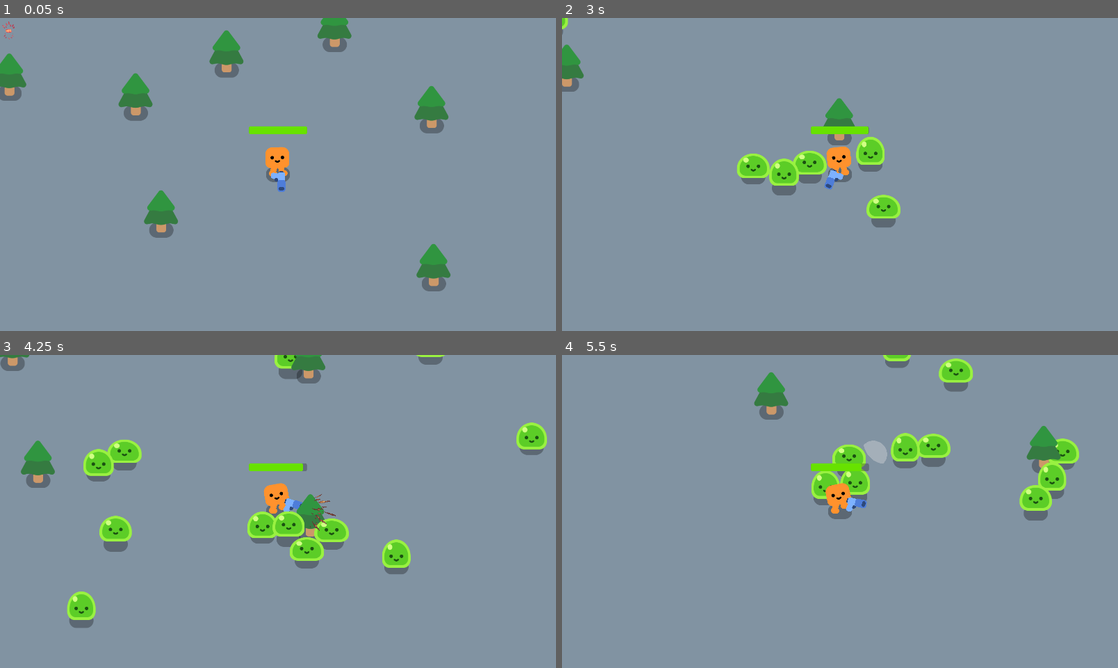
Above: before the commit, frames 1-4 (two rows, left to right).
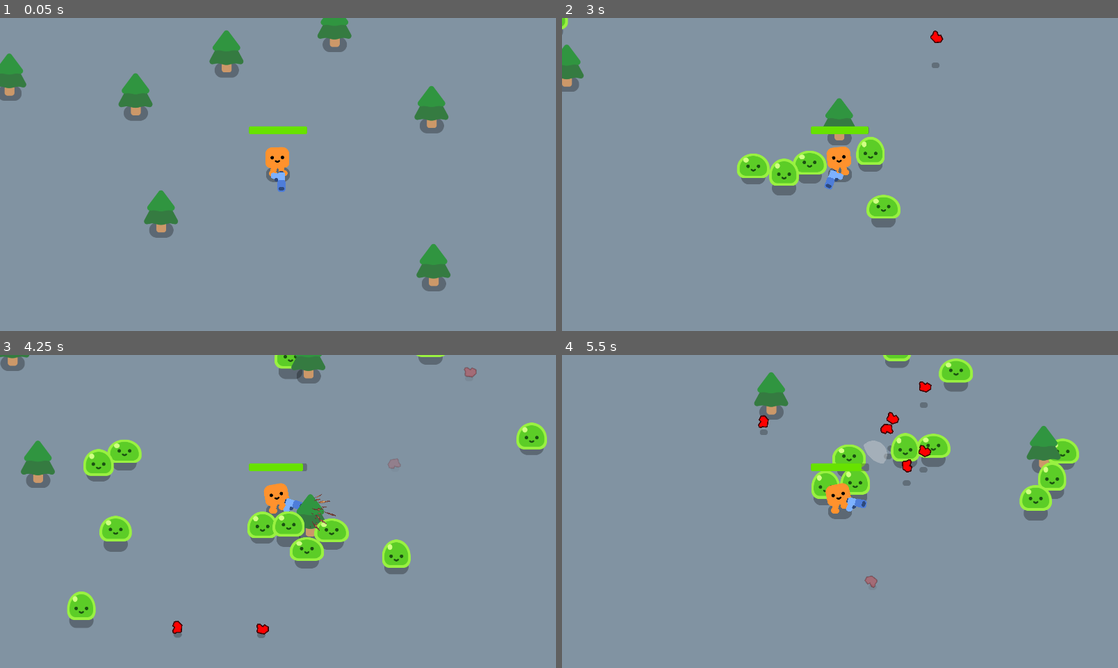
Above: after the commit, the same moments.

Repository: Technostalgic/csci4140-hw2
Game: Godot game, scene res://obj/levels/game.tscn
Same seed, same stepped clock (60 frames per second), same inputs: the game is played once before the commit and once after it. Sound files missing from this copy of the repository are replaced by a short silence.
Inputs (mouse positions are in pixels of both pictures, inside the frame that each line leads up to):
- Up to frame 1 (0.05 s): no input
- Up to frame 2 (3 s): tap Enter at 0.5 s; move the mouse to (962, 158) at 0.52 s; press the mouse at (962, 158) at 0.53 s; hold D (move_right) 0.53-1.28 s; move the mouse to (728, 190) at 1.27 s; release the mouse at (728, 190) at 1.28 s; hold S (move_down) 1.28-2.03 s; click (728, 190) at 1.35 s; move the mouse to (895, 105) at 2.02 s; press the mouse at (895, 105) at 2.03 s; hold D (move_right) 2.03-2.78 s; move the mouse to (812, 237) at 2.77 s; release the mouse at (812, 237) at 2.78 s; hold W (move_up) from 2.78 s (still down); click (812, 237) at 2.85 s
- Up to frame 3 (4.25 s): move the mouse to (444, 558) at 3.52 s; release W (move_up) at 3.53 s; press the mouse at (444, 558) at 3.53 s; hold A (move_left) from 3.53 s (still down)
- Up to frame 4 (5.5 s): move the mouse to (673, 464) at 4.27 s; release the mouse at (673, 464) at 4.28 s; click (673, 464) at 4.35 s; move the mouse to (867, 511) at 5.02 s; release A (move_left) at 5.03 s; press the mouse at (867, 511) at 5.03 s; hold S (move_down) from 5.03 s (still down)

The runs differ from the first frame. In frame 1, less than 0.1% of the frame differs, in the area x 0-3%, y 1-7%; in frame 2, less than 0.1%; in frame 3, 0.2%; in frame 4, 0.6%, in the area x 35-67%, y 8-75%.

Commit message:
basic gib effects

Diff:
--- a/obj/actors/hero/hero.tscn
+++ b/obj/actors/hero/hero.tscn
@@ -19,12 +19,13 @@
 corner_radius_bottom_right = 5
 corner_radius_bottom_left = 5
 
-[node name="Hero" type="CharacterBody2D" unique_id=1506529082 node_paths=PackedStringArray("hurtbox", "health_bar", "happy_boo")]
+[node name="Hero" type="CharacterBody2D" unique_id=319609223 node_paths=PackedStringArray("hurtbox", "health_bar", "happy_boo")]
 script = ExtResource("1_0cirb")
 death_sound = ExtResource("2_bdwod")
 hurtbox = NodePath("Hurtbox")
 health_bar = NodePath("Healthbar")
 happy_boo = NodePath("HappyBoo")
+metadata/_custom_type_script = "uid://b77tfnmyicptp"
 
 [node name="HappyBoo" parent="." unique_id=1091727253 instance=ExtResource("1_780bu")]
 
--- /dev/null
+++ b/obj/effects/gib.tscn
@@ -0,0 +1,29 @@
+[gd_scene format=3 uid="uid://bqphum5xcynl1"]
+
+[ext_resource type="Script" uid="uid://bjmmx7p55ekty" path="res://src/effects/gib.gd" id="1_qxmd0"]
+[ext_resource type="Texture2D" uid="uid://b3e4kkrfbvr1g" path="res://content/gfx/hero/square_foot.png" id="2_rwf8g"]
+
+[node name="Gib" type="Node2D" unique_id=438570077 node_paths=PackedStringArray("graphic", "shadow")]
+script = ExtResource("1_qxmd0")
+graphic = NodePath("Gfx")
+shadow = NodePath("Shadow")
+metadata/_custom_type_script = "uid://bjmmx7p55ekty"
+
+[node name="Gfx" type="Node2D" parent="." unique_id=17173877]
+
+[node name="Fill" type="Polygon2D" parent="Gfx" unique_id=1279222863]
+position = Vector2(-1, -19)
+color = Color(1, 0, 0, 1)
+polygon = PackedVector2Array(2, 0, 17, -1, 24, 10, 18, 27, -3, 35, -7, 33, -12, 22, -18, 18, -19, 12, -13, 7, 0, 8)
+
+[node name="Stroke" type="Line2D" parent="Gfx" unique_id=1795466939]
+position = Vector2(-1, -19)
+points = PackedVector2Array(2, 0, 17, -1, 24, 10, 18, 27, -3, 35, -7, 33, -12, 22, -18, 18, -19, 12, -13, 7, 0, 8)
+closed = true
+width = 4.0
+default_color = Color(0.2509804, 0, 0, 1)
+
+[node name="Shadow" type="Sprite2D" parent="." unique_id=1537627058]
+modulate = Color(0, 0, 0, 0.2509804)
+show_behind_parent = true
+texture = ExtResource("2_rwf8g")
--- a/obj/levels/game.tscn
+++ b/obj/levels/game.tscn
@@ -4,6 +4,8 @@
 [ext_resource type="PackedScene" uid="uid://m08413nlk87o" path="res://obj/actors/slime/mob.tscn" id="2_4v0g2"]
 [ext_resource type="Script" uid="uid://dytnyrea2rm7c" path="res://src/ui/game_over.gd" id="3_4v0g2"]
 [ext_resource type="PackedScene" uid="uid://dt4xwrmw805uf" path="res://obj/actors/hero/hero.tscn" id="3_08rg1"]
+[ext_resource type="Script" uid="uid://sddcy6p5b3je" path="res://src/effects/gib_effects.gd" id="3_psfqy"]
+[ext_resource type="PackedScene" uid="uid://bqphum5xcynl1" path="res://obj/effects/gib.tscn" id="4_1nq40"]
 [ext_resource type="AudioStream" uid="uid://dsnsfw3ykcnpn" path="res://content/sfx/test.wav" id="4_08rg1"]
 [ext_resource type="PackedScene" uid="uid://cjfdkan3x1u0o" path="res://obj/props/tree.tscn" id="4_psfqy"]
 [ext_resource type="AudioStream" uid="uid://g5j5576qqned" path="res://content/sfx/AiHolocaust.wav" id="5_1nq40"]
@@ -14,13 +16,15 @@
 }
 point_count = 5
 
-[node name="Game" type="Node2D" unique_id=801271642 node_paths=PackedStringArray("gameover_screen", "hero", "slime_spawner")]
+[node name="Game" type="Node2D" unique_id=1688597872 node_paths=PackedStringArray("gameover_screen", "hero", "slime_spawner", "gibs")]
 y_sort_enabled = true
 script = ExtResource("1_pglxl")
 gameover_screen = NodePath("UiCanvas")
 hero = NodePath("Hero")
 slime_spawner = NodePath("Camera2D/SpawnPath/PathSpawner")
 slime_scene = ExtResource("2_4v0g2")
+gibs = NodePath("Gibs")
+metadata/_custom_type_script = "uid://chm5wgj0vr7r"
 
 [node name="UiCanvas" type="CanvasLayer" parent="." unique_id=1203432412]
 
@@ -118,6 +122,16 @@
 grow_vertical = 2
 color = Color(0.5069161, 0.57526225, 0.63503057, 1)
 
+[node name="Gibs" type="Node2D" parent="." unique_id=668064269 node_paths=PackedStringArray("effect_base", "container_node")]
+y_sort_enabled = true
+script = ExtResource("3_psfqy")
+effect_base = NodePath("Gib")
+pool_size = 50
+container_node = NodePath("..")
+metadata/_custom_type_script = "uid://sddcy6p5b3je"
+
+[node name="Gib" parent="Gibs" unique_id=438570077 instance=ExtResource("4_1nq40")]
+
 [node name="Hero" parent="." unique_id=1506529082 node_paths=PackedStringArray("camera") instance=ExtResource("3_08rg1")]
 position = Vector2(929, 492)
 camera = NodePath("../Camera2D")
@@ -168,4 +182,5 @@
 autoplay = true
 
 [connection signal="pressed" from="UiCanvas/Container/GameOver/RetryButton" to="UiCanvas/Container/GameOver" method="_retry_level"]
+[connection signal="life_expired" from="Gibs/Gib" to="Gibs" method="_on_gib_expire"]
 [connection signal="timeout" from="SpawnTimer" to="." method="spawn_mob"]
--- a/obj/weapon/shotgun.tscn
+++ b/obj/weapon/shotgun.tscn
@@ -58,14 +58,14 @@
 [node name="AudioStreamPlayer" type="AudioStreamPlayer" parent="." unique_id=934029038]
 stream = ExtResource("4_qarfq")
 
-[node name="ProjectileHitEffects" type="Node" parent="." unique_id=1401472394 node_paths=PackedStringArray("effect_base")]
+[node name="ProjectileHitEffects" type="Node2D" parent="." unique_id=1309495653 node_paths=PackedStringArray("effect_base")]
 script = ExtResource("7_owrpd")
-effect_base = NodePath("SpriteAnimator")
+effect_base = NodePath("HitSparks")
 randomize_h_flip = true
 angle_randomization = 0.0
 metadata/_custom_type_script = "uid://cxlpqv7vp5yq0"
 
-[node name="SpriteAnimator" type="Sprite2D" parent="ProjectileHitEffects" unique_id=2108656231]
+[node name="HitSparks" type="Sprite2D" parent="ProjectileHitEffects" unique_id=2108656231]
 visible = false
 z_index = 10
 texture_filter = 1
@@ -81,4 +81,4 @@
 autoplay = true
 metadata/_custom_type_script = "uid://dahw6ijlago88"
 
-[connection signal="animation_finished" from="ProjectileHitEffects/SpriteAnimator" to="ProjectileHitEffects" method="_on_effect_complete"]
+[connection signal="animation_finished" from="ProjectileHitEffects/HitSparks" to="ProjectileHitEffects" method="_on_effect_complete"]
--- a/src/effects/effect_spawner.gd
+++ b/src/effects/effect_spawner.gd
@@ -1,32 +1,60 @@
 class_name EffectSpawner
-extends Node
+extends Node2D
 
 @export var effect_base: Node2D = null
 @export var randomize_h_flip: bool = false
 @export var randomize_v_flip: bool = false
 @export var angle_randomization: float = PI * 2
 @export var pool_size: int = 10
+@export var container_node: Node2D = null
+@export var use_lifetimes: bool = false
+@export var max_lifetime: float = 1
 
 var pool: Array[Node2D] = []
+var active_effects: Array[Node2D] = []
+var lifetimes: Array[float] = []
 
 func _ready() -> void:
+	reparent.call_deferred(get_tree().root, false)
+	if not container_node: container_node = self
 	for i in range(pool_size):
 		pool.push_back(effect_base.duplicate())
+	_pool_object(effect_base)
+
+func _process(delta: float) -> void:
+	if not use_lifetimes:
+		return
+
+	for i in range(lifetimes.size()):
+		lifetimes[i] += delta
+
+	while lifetimes and lifetimes[0] >= max_lifetime:
+		lifetimes.pop_front()
+		_pool_object(active_effects.pop_front())
+
+func _pool_object(obj: Node2D) -> void:
+	var parent := obj.get_parent()
+	if parent:
+		parent.remove_child(obj)
+	pool.push_back(obj)
 
 func _get_pooled_item() -> Node2D:
 	var item = pool.pop_back()
 	if not item:
 		item = effect_base.duplicate()
-	self.add_child(item)
+	container_node.add_child(item)
+	if use_lifetimes:
+		lifetimes.push_back(0)
+		active_effects.push_back(item)
 	return item
 
 func _on_effect_complete(effect: Node2D) -> void:
-	var parent := effect.get_parent()
-	if parent:
-		parent.remove_child(effect)
-	pool.push_back(effect)
+	if not use_lifetimes:
+		_pool_object(effect)
+	else:
+		effect.hide()
 
-func spawn_effect(point: Vector2, direction: float) -> void:
+func spawn_effect(point: Vector2, direction: float) -> Node2D:
 	var fx := _get_pooled_item()
 	if randomize_h_flip and randf() < 0.5:
 		fx.scale.x *= -1
@@ -34,3 +62,5 @@
 		fx.scale.y *= -1
 	fx.global_position = point
 	fx.global_rotation = direction + angle_randomization * (randf() - 0.5)
+	fx.reset_physics_interpolation()
+	return fx
--- /dev/null
+++ b/src/effects/gib.gd
@@ -0,0 +1,56 @@
+class_name Gib
+extends Node2D
+
+signal life_expired(gib: Gib)
+
+@export var graphic: Node2D = null
+@export var shadow: Node2D = null
+@export var radius: float = 10
+@export var acceleration: Vector3 = Vector3.FORWARD * 1500
+@export var bounciness: float = 0.2
+@export var friction: float = 0.9
+@export var ground_life: float = 0.25
+
+var life: float = 0
+var velocity: Vector3 = Vector3.ZERO
+var rotational_vel: float = 0
+var air_height: float = 0
+var parent_fx: GibEffects = null
+
+func _enter_tree() -> void:
+	show()
+	life = 0
+	modulate.a = 1
+	rotational_vel = (randf() - 0.5) * 20 * PI
+
+func _physics_process(delta: float) -> void:
+
+	# velocity and position integration
+	velocity += acceleration * delta
+	position += Vector2(velocity.x, velocity.y) * delta
+	air_height += velocity.z * delta
+	graphic.position.y = -air_height
+
+	# bounce on the ground
+	if air_height <= radius:
+		air_height = radius
+		graphic.position.y = -radius
+		velocity.z = absf(velocity.z) * bounciness
+		velocity.x *= friction
+		velocity.y *= friction
+		rotational_vel *= friction
+
+	shadow.position.y = air_height
+
+func _process(delta: float) -> void:
+	graphic.rotation += rotational_vel * delta
+
+	if Vector2(velocity.x, velocity.y).length_squared() <= 1:
+		life += delta
+		if life >= ground_life:
+			life = ground_life
+			life_expired.emit(self)
+			hide()
+
+	var life_delta := life / ground_life
+	modulate.a = 1 - life_delta
--- /dev/null
+++ b/src/effects/gib_effects.gd
@@ -0,0 +1,29 @@
+class_name GibEffects
+extends EffectSpawner
+
+func _ready() -> void:
+	assert(effect_base is Gib)
+	super._ready()
+
+func _get_pooled_item() -> Gib:
+	var gib := super._get_pooled_item() as Gib
+	return gib
+
+func _on_gib_expire(gib: Gib) -> void:
+	_pool_object(gib)
+
+func spawn_gib(point: Vector2, height: float, vel: Vector2, up_vel: float) -> Gib:
+	var gib := spawn_effect(point, 0) as Gib
+	var rot = gib.global_rotation
+	gib.global_rotation = 0
+	gib.graphic.global_rotation = rot
+	gib.global_position = Vector2(point.x, point.y + height)
+	gib.air_height = height
+	gib.velocity = Vector3(vel.x, vel.y, up_vel)
+	gib.reset_physics_interpolation()
+	return gib
+
+func burst_gibs(amount: int, point: Vector2, height: float, base_vel: Vector2, speed: float, up_vel: float) -> void:
+	for i in range(amount):
+		var vel := base_vel + Vector2.from_angle(randf() * PI * 2) * speed * randf()
+		spawn_gib(point, height, vel, up_vel - randf() * up_vel * 0.5)
--- a/src/game.gd
+++ b/src/game.gd
@@ -7,6 +7,7 @@
 @export var hero: Hero = null
 @export var slime_spawner: PathFollow2D = null
 @export var slime_scene: PackedScene = null
+@export var gibs: GibEffects = null
 
 func _init() -> void:
 	Game.instance = self
--- a/src/weapon/shotgun.gd
+++ b/src/weapon/shotgun.gd
@@ -73,8 +73,11 @@
 				raycast.add_exception(mob)
 				_fire_shot(direction)
 				return
+
+			# hit mob
 			mob.take_damage(damage)
 			mob.knockback(Vector2.from_angle(direction) * 750)
+			Game.instance.gibs.burst_gibs(1, hit_point, 32, mob.velocity * (randf() * 0.5 - 0.25), 800 + randf() * 300, 500)
 
 		trail_length = hit_point.distance_to(raycast.global_position)
 
Not shown, added: src/effects/gib.gd.uid
Not shown, added: src/effects/gib_effects.gd.uid
